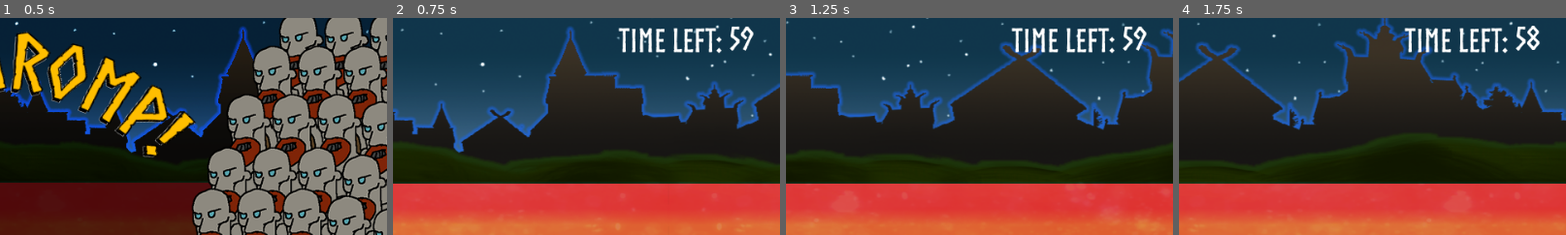
Above: before the commit, frames 1-4 (left to right).
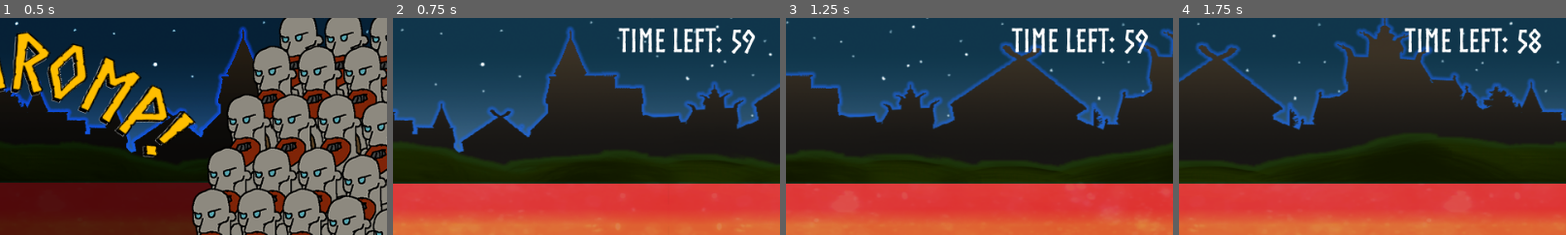
Above: after the commit, the same moments.

Repository: AtharvVohra/Ragnaromp
Game: Godot game, scene res://Title.tscn
Same seed, same stepped clock (60 frames per second), same inputs: the game is played once before the commit and once after it. The project has no main scene, so this scene is started directly.
Inputs:
- Up to frame 1 (0.5 s): no input
- Up to frame 2 (0.75 s): click "ROMP!" at 0.5 s
- Up to frame 3 (1.25 s): no input
- Up to frame 4 (1.75 s): hold Up (ui_up) from 1.28 s (still down); tap Space (ui_select) at 1.52 s
The pictures show only the part of the screen within x 50-100%, y 2-51%; the shares and areas given below are measured in that part.

Frame 1 is identical in both runs. In frame 2, 0.5% of the frame differs, in the area x 86-94%, y 3-17%; in frame 3, 0.5%; in frame 4, 0.5%.

Commit message:
end state

Diff:
--- a/Level.tscn
+++ b/Level.tscn
@@ -292,10 +292,10 @@
 anchor_top = 0.0
 anchor_right = 0.0
 anchor_bottom = 0.0
-margin_left = 897.0
-margin_top = 13.0
-margin_right = 937.0
-margin_bottom = 53.0
+margin_left = 899.0
+margin_top = 17.0
+margin_right = 939.0
+margin_bottom = 57.0
 rect_pivot_offset = Vector2( 0, 0 )
 rect_clip_content = false
 mouse_filter = 2
--- a/Title.gd
+++ b/Title.gd
@@ -8,6 +8,8 @@
 	# Called when the node is added to the scene for the first time.
 	# Initialization here
 	get_node("Won").set_text(String(globals.playerHonor)+"/200000")
+	if(globals.playerHonor >= 200000):
+		$Won.set_text(String("THOR SAVED ASGARD THANKS TO HIS HONOR! GAME LOGIC!"))
 
 #func _process(delta):
 #	# Called every frame. Delta is time since last frame.
--- a/project.godot
+++ b/project.godot
@@ -23,6 +23,7 @@
 
 window/size/width=960
 window/size/height=540
+window/size/resizable=false
 
 [rendering]
 
